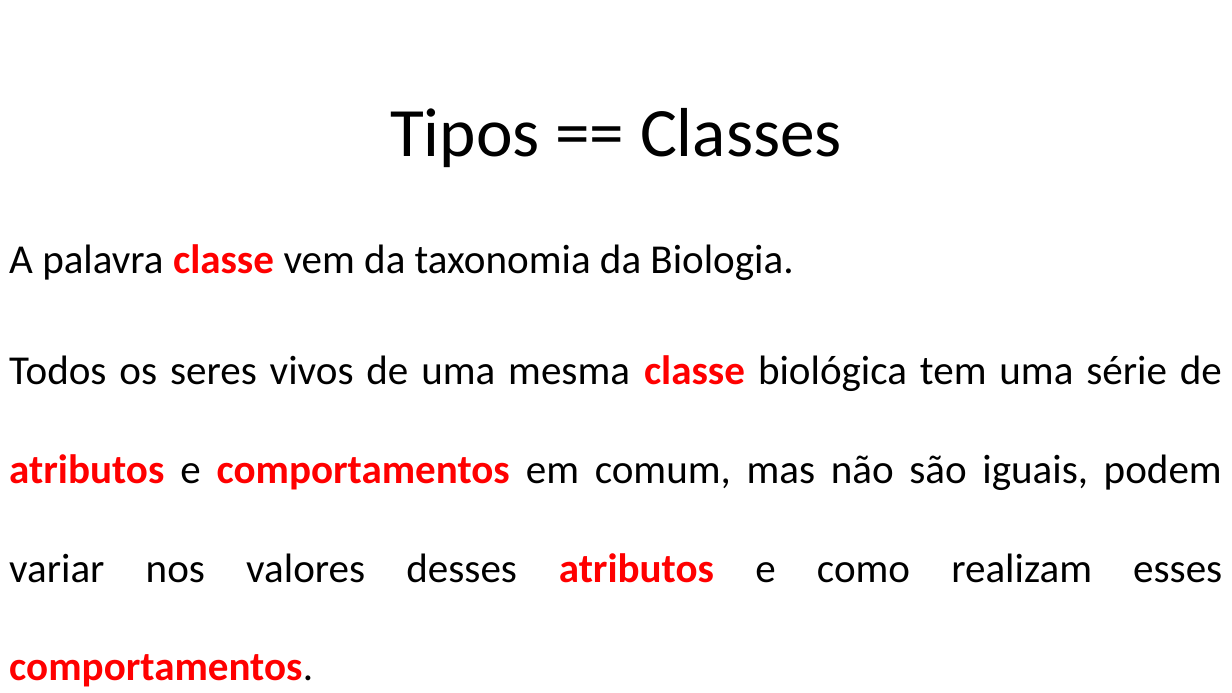
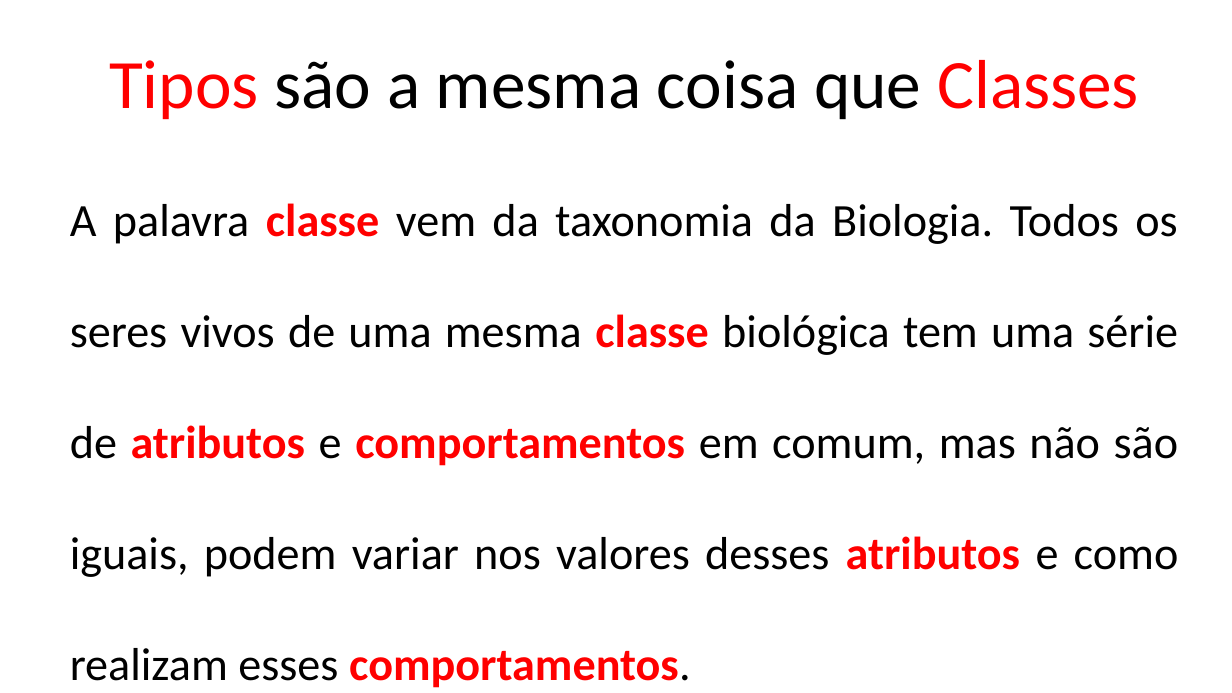
Before and after one commit to AlexandreRech/Terceira-Fase-POO-2017, a slide deck: slide 5 of Material/Unidade 2/Unidade 2 - Resumido.pptx. Drawn at 1232x693 pixels with LibreOffice and Linux fonts; fonts in the diff are those of the drawing; background and template pictures are left out. Boxes give left, top, right and bottom in pixels: in the first picture for what was removed or moved away, otherwise in the second. Text is boxed around its words. In the diff, an @@ line names an element or a change of style, - is before the commit and + after.

```diff
--- a/Material/Unidade 2/Unidade 2 - Resumido.pptx
+++ b/Material/Unidade 2/Unidade 2 - Resumido.pptx
@@ text "Tipos são a mesma coisa ...": place and size @@
-text "Tipos são a mesma coisa ..." at bbox=[0, 0, 1232, 693]
+text "Tipos são a mesma coisa ..." at bbox=[70, 60, 1179, 577]
@@ text at bbox=[70, 60, 1179, 577]: text changed; size 32 to 36 pt @@
-Tipos == Classes
-A palavra classe vem da taxonomia da Biologia.
-Todos os seres vivos de uma mesma classe biológica tem uma série de atributos e comportamentos em comum, mas não são iguais, podem variar nos valores desses atributos e como realizam esses comportamentos.
+Tipos são a mesma coisa que Classes
+A palavra classe vem da taxonomia da Biologia. Todos os seres vivos de uma mesma classe biológica tem uma série de atributos e comportamentos em comum, mas não são iguais, podem variar nos valores desses atributos e como realizam esses comportamentos.
```
Also in this commit, not shown: 3 other slides changed, 22 slides added, 5 other files.
